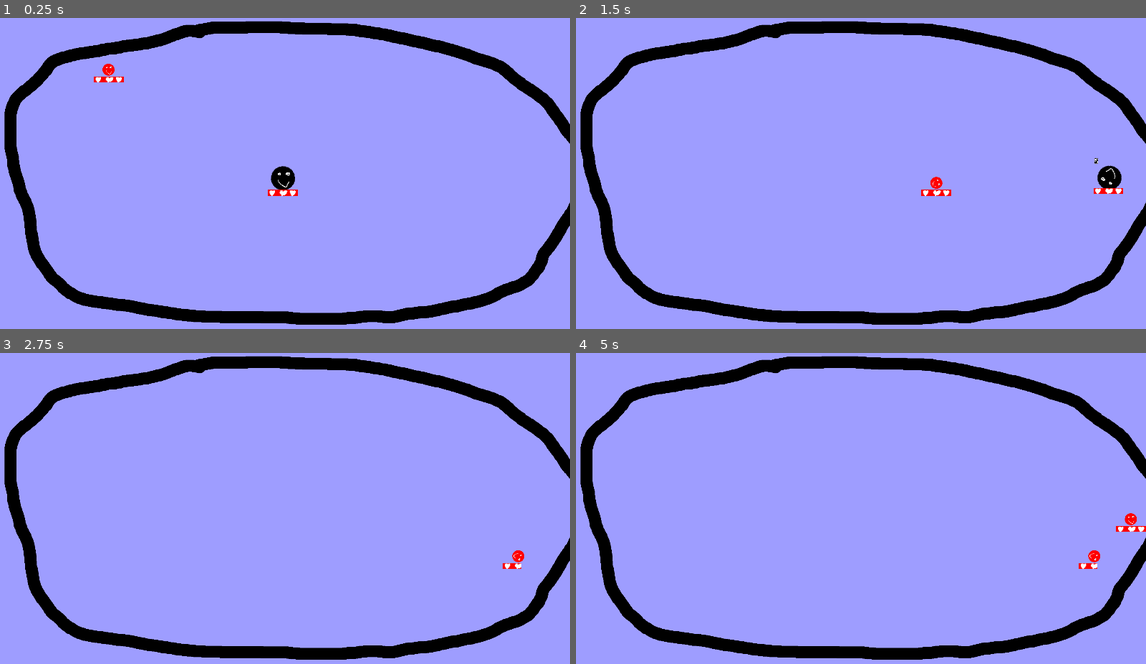
Above: before the commit, frames 1-4 (two rows, left to right).
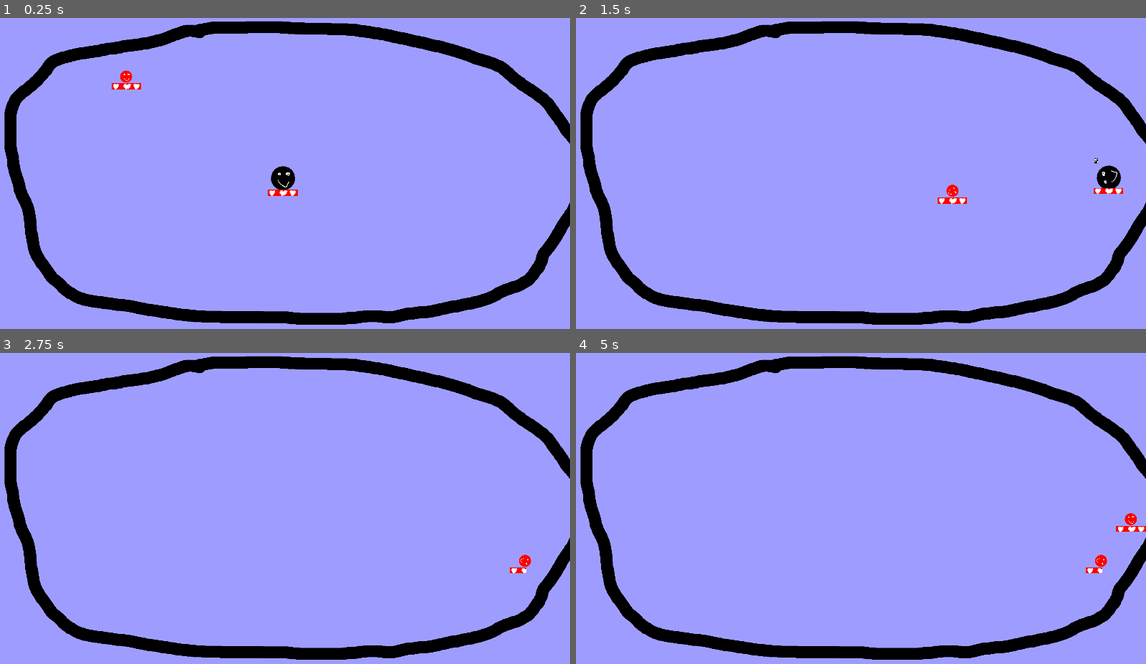
Above: after the commit, the same moments.

Repository: Junber/LD-47
Game: Godot game, scene res://Scenes/Root.tscn
The game is run twice, just before and just after one commit, with the same random seed, the same clock (stepped at 60 frames per second) and the same inputs.
Inputs:
- Up to frame 1 (0.25 s): no input
- Up to frame 2 (1.5 s): hold D (move_right) 0.53-1.28 s; tap Space (boost) at 0.6, 1.35 s; hold S (move_down) from 1.28 s (still down)
- Up to frame 3 (2.75 s): release S (move_down) at 2.03 s; hold D (move_right) from 2.03 s (still down); tap Space (boost) at 2.1 s
- Up to frame 4 (5 s): tap Enter at 2.75, 4.25 s; release D (move_right) at 2.78 s; hold W (move_up) 2.78-3.53 s; tap Space (boost) at 2.85, 3.5, 3.6, 4.35 s; hold A (move_left) from 3.53 s (still down)

The runs differ from the first frame. In frame 1, 0.3% of the frame differs, in the area x 16-25%, y 14-23%; in frame 2, 0.4%, in the area x 60-96%, y 47-60%; in frame 3, 0.2%; in frame 4, 0.2%.
Error before the commit: Invalid get index 'position' (on base: 'previously freed instance'). (res://Scenes/Enemy.gd:10)
Error after the commit: Invalid get index 'position' (on base: 'previously freed instance'). (res://Scenes/Enemy.gd:21)

Commit message:
Add gore

Diff:
--- /dev/null
+++ b/Scenes/Corpse.gd
@@ -0,0 +1,9 @@
+extends "res://Scripts/IceScater.gd"
+
+onready var particleEmitter = $Particles2D
+
+func _ready():
+	particleEmitter.emitting = true
+
+func _process(delta):
+	rotationSpeed *= pow(0.6, delta)
--- /dev/null
+++ b/Scenes/Corpse.tscn
@@ -0,0 +1,52 @@
+[gd_scene load_steps=8 format=2]
+
+[ext_resource path="res://Resources/Graphics/Blood.png" type="Texture" id=1]
+[ext_resource path="res://Resources/Graphics/Dead Enemy.png" type="Texture" id=2]
+[ext_resource path="res://Scenes/Corpse.gd" type="Script" id=3]
+
+[sub_resource type="Gradient" id=2]
+offsets = PoolRealArray( 0, 0.9, 1 )
+colors = PoolColorArray( 1, 0, 0, 1, 0.435294, 0, 0, 1, 0.435294, 0, 0, 0 )
+
+[sub_resource type="GradientTexture" id=3]
+gradient = SubResource( 2 )
+
+[sub_resource type="ParticlesMaterial" id=1]
+flag_disable_z = true
+direction = Vector3( 0, 0, 0 )
+spread = 180.0
+gravity = Vector3( 0, 0, 0 )
+initial_velocity = 33.57
+initial_velocity_random = 0.72
+orbit_velocity = 0.0
+orbit_velocity_random = 0.0
+damping = 10.76
+damping_random = 0.09
+scale_random = 0.35
+color_ramp = SubResource( 3 )
+
+[sub_resource type="CircleShape2D" id=4]
+
+[node name="Corpse" type="KinematicBody2D"]
+collision_layer = 1024
+collision_mask = 4
+script = ExtResource( 3 )
+
+[node name="Particles2D" type="Particles2D" parent="."]
+z_index = -1
+emitting = false
+amount = 500
+lifetime = 10.0
+one_shot = true
+randomness = 0.2
+visibility_rect = Rect2( 0, 0, 1920, 1080 )
+local_coords = false
+process_material = SubResource( 1 )
+texture = ExtResource( 1 )
+
+[node name="Sprite" type="Sprite" parent="."]
+z_index = -1
+texture = ExtResource( 2 )
+
+[node name="CollisionShape2D" type="CollisionShape2D" parent="."]
+shape = SubResource( 4 )
--- a/Scenes/Enemy.gd
+++ b/Scenes/Enemy.gd
@@ -1,12 +1,26 @@
 extends "res://Scripts/IceScater.gd"
 
+var corpseScene = load("res://Scenes/Corpse.tscn")
 onready var player = $"../Player"
 
 func _ready():
 	pass
+
+func kill():
+	if !is_queued_for_deletion():
+		var corpse = corpseScene.instance()
+		corpse.position = position
+		corpse.rotation = rotation
+		corpse.velocity = velocity
+		corpse.rotationSpeed = rotationSpeed
+		get_parent().add_child(corpse)
+		queue_free()
 
 func getDirection():
 	if player:
 		return (player.position - position).normalized()
 	else:
 		return Vector2(0,0)
+
+func _process(delta):
+	spinUp(delta)
--- a/Scenes/Root.tscn
+++ b/Scenes/Root.tscn
@@ -20,6 +20,7 @@
 
 [node name="Background" type="Sprite" parent="."]
 position = Vector2( 960, 540 )
+z_index = -2
 texture = ExtResource( 3 )
 
 [node name="Player" type="KinematicBody2D" parent="."]
@@ -64,19 +65,21 @@
 }
 
 [node name="Enemy" parent="." instance=ExtResource( 5 )]
+position = Vector2( 408.395, 181.377 )
 
 [node name="Border" type="StaticBody2D" parent="."]
-visible = false
 collision_layer = 4
 collision_mask = 0
 
 [node name="CollisionPolygon2D" type="CollisionPolygon2D" parent="Border"]
 build_mode = 1
 polygon = PoolVector2Array( 288.705, 105.32, 162.989, 159.198, 57.4774, 257.975, 52.9875, 372.466, 68.702, 547.57, 122. …(392 unchanged characters)…
+one_way_collision_margin = 10.0
 
 [node name="CollisionPolygon2D2" type="CollisionPolygon2D" parent="Border"]
 build_mode = 1
 polygon = PoolVector2Array( 902.993, 32.5243, 1006.82, 26.1675, 1121.24, 41, 1383.99, 55.8325, 1572.57, 108.806, 1703.9 …(371 unchanged characters)…
+one_way_collision_margin = 10.0
 
 [node name="EnemySpawnPath" type="Path2D" parent="."]
 curve = SubResource( 2 )
--- a/Scripts/IceScater.gd
+++ b/Scripts/IceScater.gd
@@ -22,23 +22,27 @@
 func damageDealt():
 	return (rotationSpeed + velocity.length() / 2) * 0.1
 
+func kill():
+	queue_free()
+
 func getHit(other, damage):
 	velocity = (position - other.position).normalized() * velocity.length() / 2
-	rotationSpeed = 1
+	rotationSpeed /= 2
 	healthBar.value -= damage
 	if healthBar.value <= 0:
-		queue_free()
+		kill()
 
 func hitWall(normal):
 	velocity = velocity.bounce(normal) / 2
-	rotationSpeed = 1
+	rotationSpeed /= 2
+
+func spinUp(delta):
+	rotationSpeed = min(rotationSpeed + 10 * delta, maxRotationSpeed)
 
 func _process(delta):
 	velocity += getDirection() * acceleration * delta
 	velocity *= pow(0.9, delta)
 	velocity -= velocity.normalized() * 100 * delta
-
-	rotationSpeed = min(rotationSpeed + 10 * delta, maxRotationSpeed)
 
 	var collision = move_and_collide(velocity * delta)
 	if collision:
@@ -49,5 +53,4 @@
 		else:
 			hitWall(collision.normal)
 
-
 	sprite.rotate(0.1 * delta * rotationSpeed)
--- a/Scripts/Player.gd
+++ b/Scripts/Player.gd
@@ -12,7 +12,9 @@
 
 	return Vector2(x,y)
 
-func _process(_delta):
+func _process(delta):
+	spinUp(delta)
+
 	boostProgressBar.value = boostTimer.time_left / boostTimer.wait_time
 	if Input.is_action_just_pressed("boost"):
 		if boostTimer.is_stopped():
Binary file added: Resources/Graphics/Blood.png
Not shown, added: Resources/Graphics/Blood.png.import
Binary file added: Resources/Graphics/Dead Enemy.png
Not shown, added: Resources/Graphics/Dead Enemy.png.import
Not shown: 2 places in Scenes/Enemy.tscn that only renumber resources
